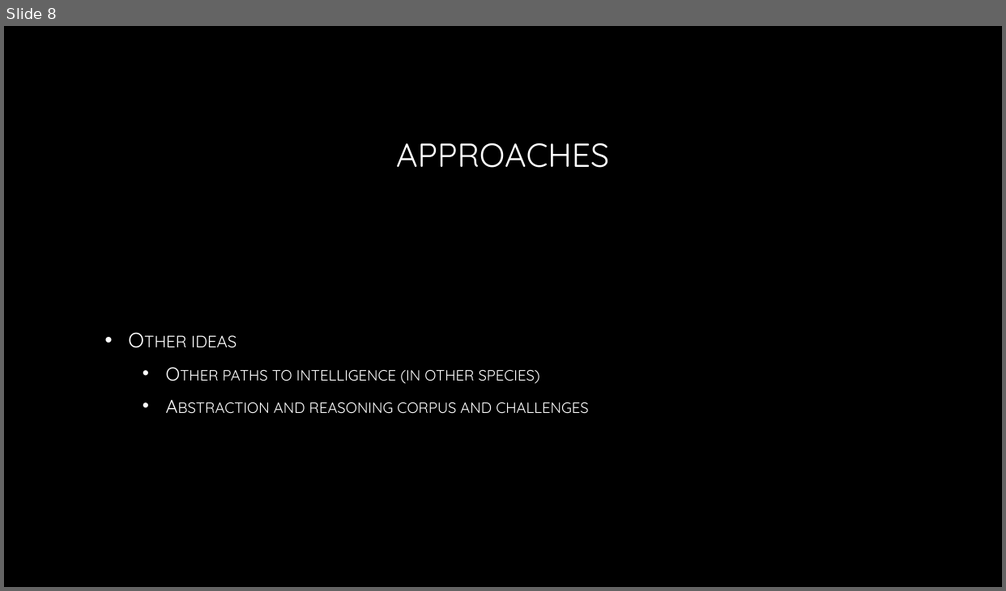
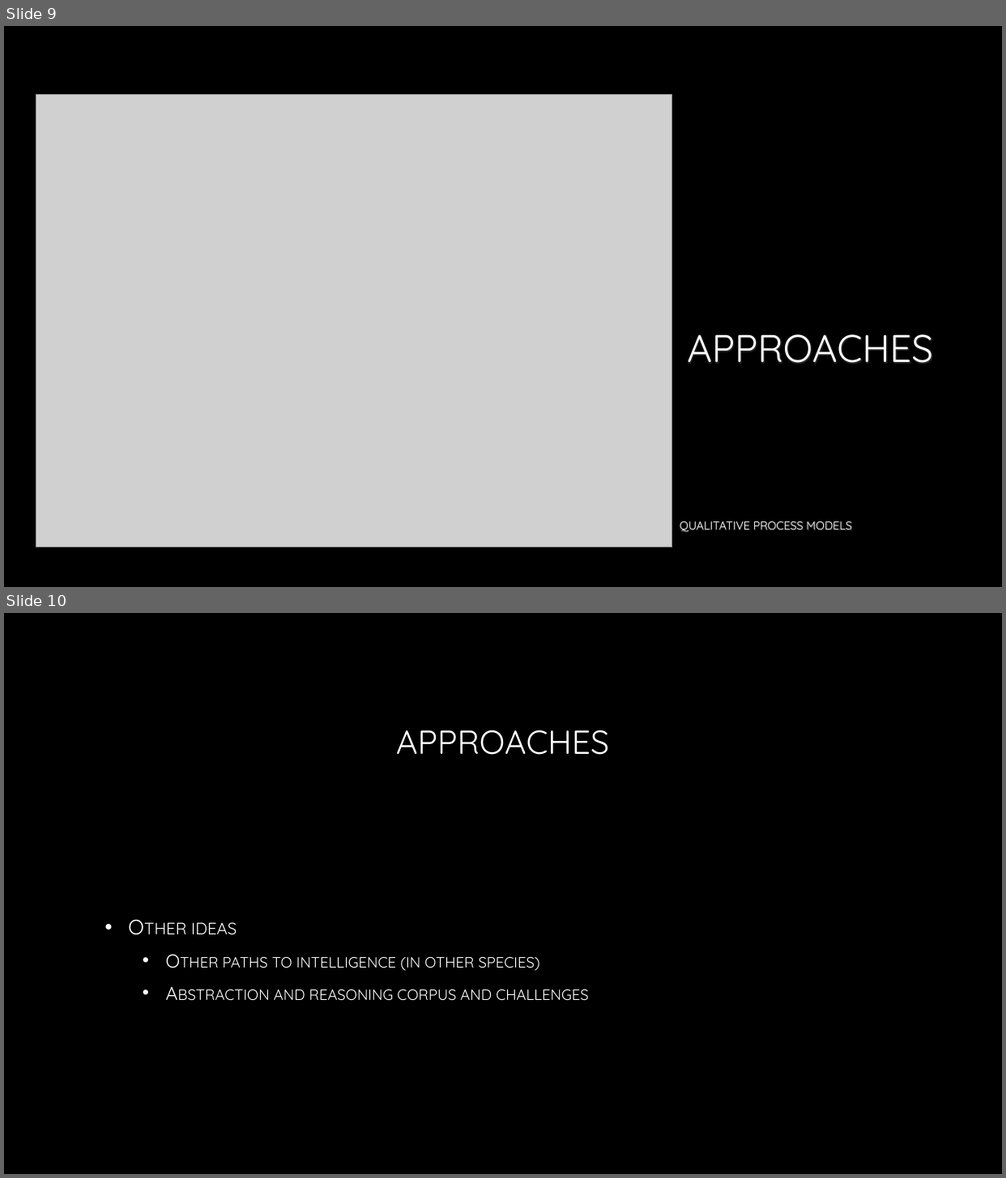
Before and after one commit to neelsoumya/special_topics_unconventional_AI, a slide deck: intro.pptx. Shown one above the other, each under a label of ours: slide 8 before the commit, slides 9 and 10 after it. The pictures are 1006x591 and 1006x1178 pixels, drawn with LibreOffice and Linux fonts; fonts in the diff are those of the drawing; grey boxes stand for pictures; background and template pictures are left out. Boxes give left, top, right and bottom in pixels: in the first picture for what was removed or moved away, otherwise in the second. Text is boxed around its words. In the diff, an @@ line names an element or a change of style, - is before the commit and + after.

Commit message:
adding slides

```diff
--- a/intro.pptx
+++ b/intro.pptx
@@ slide 9 added at [4, 26, 1002, 587], background picture (left out) @@
@@ picture added at [36, 94, 672, 547] @@
@@ title added at [687, 335, 933, 363], 37 pt, text gradient #FFFFFF to #A6A6A6 @@
+APPROACHES
@@ text added at [680, 522, 851, 532], 11 pt, text gradient #FFFFFF to #A6A6A6 @@
+QUALITATIVE PROCESS MODELS
@@ what was slide 8 is now slide 10 @@
```
Also in this commit, not shown: 1 other slide added, 1 other file.
